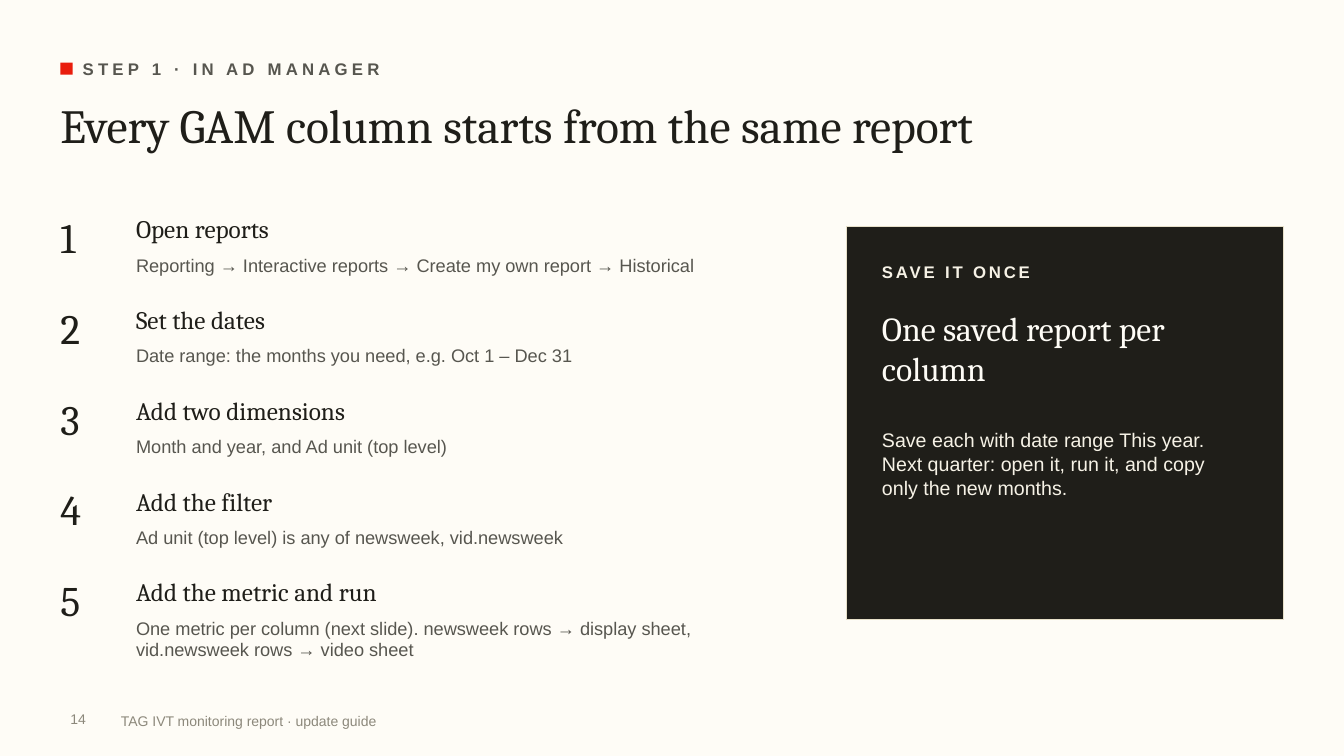
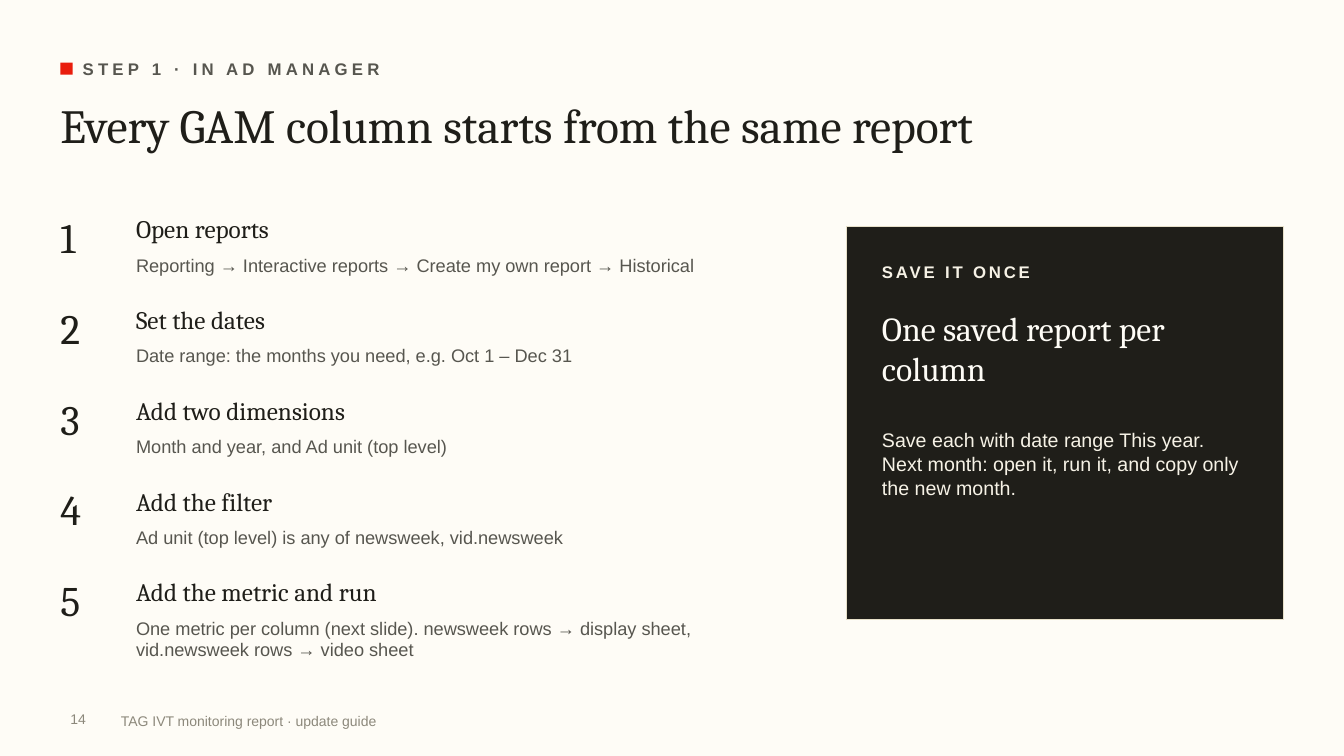
Before and after one commit to rogerhirano-nw/yield-dashboard, a slide deck: slide 14 of docs/TAG_IVT_Report_Update_Guide.pptx. Drawn at 1344x756 pixels with LibreOffice and Linux fonts; fonts in the diff are those of the drawing; background and template pictures are left out. Boxes give left, top, right and bottom in pixels: in the first picture for what was removed or moved away, otherwise in the second. Text is boxed around its words. In the diff, an @@ line names an element or a change of style, - is before the commit and + after.

```diff
--- a/docs/TAG_IVT_Report_Update_Guide.pptx
+++ b/docs/TAG_IVT_Report_Update_Guide.pptx
@@ text at (882, 432, 1239, 495): text changed @@
-Save each with date range This year. Next quarter: open it, run it, and copy only the new months.
+Save each with date range This year. Next month: open it, run it, and copy only the new month.
```
Also in this commit, not shown: 9 other slides changed, 3 other files.
